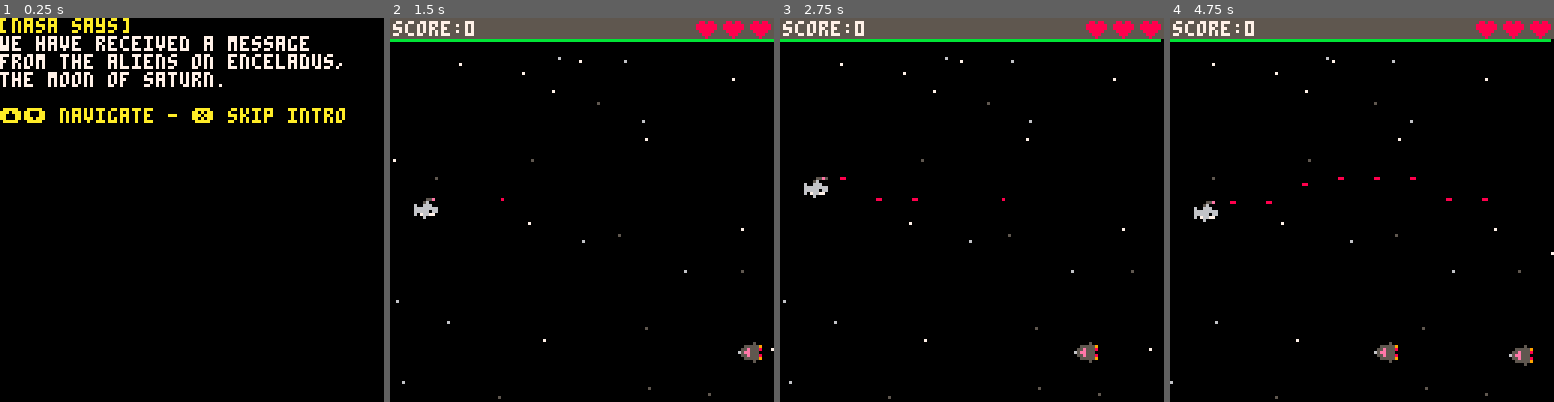
Above: before the commit, frames 1-4 (left to right).
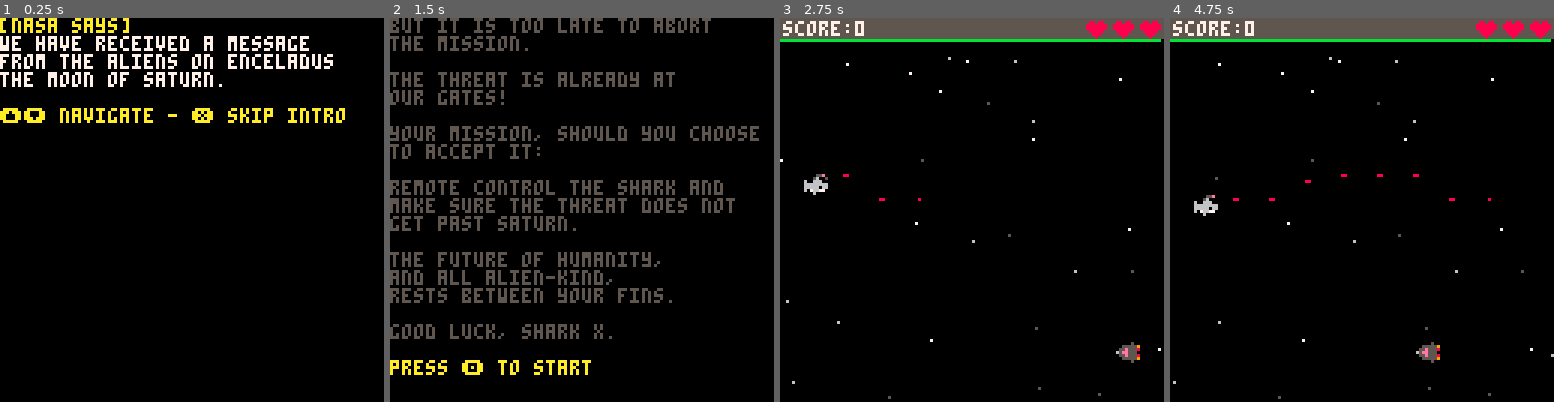
Above: after the commit, the same moments.

Repository: a2/shark-wars
Game: PICO-8 cartridge shark.p8
Same seed, same stepped clock (60 frames per second), same inputs: the game is played once before the commit and once after it.
Inputs:
- Up to frame 1 (0.25 s): no input
- Up to frame 2 (1.5 s): tap X (X key) at 0.33, 1.07 s; tap O (Z key) at 0.7 s
- Up to frame 3 (2.75 s): tap O (Z key) at 1.7, 2.1, 2.5 s; tap X (X key) at 1.85 s; hold Up 2.15-2.42 s
- Up to frame 4 (4.75 s): tap O (Z key) every 0.4 s from 2.9 to 4.5 s; tap X (X key) at 2.97, 4.08 s; hold Down 3.63-3.97 s; hold Up from 4.73 s (still down)

The runs differ from the first frame. In frame 1, less than 0.1% of the frame differs, in the area x 87-90%, y 11-14%; in frame 2, 18%, in the area x 0-100%, y 0-100%; in frame 3, 0.9%; in frame 4, 1.4%.

Commit message:
Speed up intro sequence drawing

Diff:
--- a/shark.p8
+++ b/shark.p8
@@ -77,91 +77,120 @@
 end
 -->8
 --intro loop
-function cprint(clr,text)
-  color(clr)
-  print(text)
-end
-
 function intro_init(mode)
-  mode.message=1
+  mode.colors={
+    {5,5},--inactive
+    {10,7},--active
+  }
+  mode.index=1
   mode.messages={
-    function(h,d)
-      cprint(h,"[nasa says]")
-      cprint(d,"we have received a message\nfrom the aliens on enceladus,\nthe moon of saturn.")
-      cprint(h,"\n⬆️⬇️ navigate - ❎ skip intro\n")
-    end,
-    function(h,d)
-      cprint(h,"[the message reads]")
-      cprint(d,"there is a threat!\nit comes from a faraway galaxy!\nplease save us!!\n")
-    end,
-    function(h,d)
-      cprint(h,"[meanwhile]")
-      cprint(d,"to protect the solar system\nand earth, nasa decides to help\nthe aliens fight by sending\nvery advanced weapons.\n")
-    end,
-    function(h,d)
-      cprint(d,"but alas, nasa accidentally sent\ntheir top-secret experiment:\nshark x... duh duh duhhhh\n")
-    end,
-    function(h,d)
-      cprint(h,"[nasa says]")
-      cprint(d,"oh no! shark x should never have")
-      cprint(d,"left the laboratory.\n")
-    end,
-    function(h,d)
-      cprint(d,"no one knows how it will perform")
-      cprint(d,"but it is too late to abort")
-      cprint(d,"the mission.\n")
-    end,
-    function(h,d)
-      cprint(d,"the threat is already at")
-      cprint(d,"our gates!\n")
-    end,
-    function(h,d)
-      cprint(d,"your mission, should you choose")
-      cprint(d,"to accept it:\n")
-    end,
-    function(h,d)
-      cprint(d,"remote control the shark and")
-      cprint(d,"make sure the threat does not")
-      cprint(d,"get past saturn.\n")
-    end,
-    function(h,d)
-      cprint(d,"the future of humanity,")
-      cprint(d,"and all alien-kind,")
-      cprint(d,"rests between your fins.\n")
-    end,
-    function(h,d)
-      cprint(d,"good luck, shark x.\n")
-    end,
-    function(h,d)
-      cprint(h,"press 🅾️ to start")
-    end
+    {
+      {1,"[nasa says]"},
+      {2,"we have received a message"},
+      {2,"from the aliens on enceladus"},
+      {2,"the moon of saturn."},
+      {1,""},
+      {1,"⬆️⬇️ navigate - ❎ skip intro"},
+    },
+    {
+      {1,"[the message reads]"},
+      {2,"there is a threat!"},
+      {2,"it comes from a faraway galaxy!"},
+      {2,"please save us!!"},
+    },
+    {
+      {1,"[meanwhile]"},
+      {2,"to protect the solar system"},
+      {2,"and earth, nasa decides to help"},
+      {2,"the aliens fight by sending"},
+      {2,"very advanced weapons."},
+    },
+    {
+      {2,"but alas, nasa accidentally sent"},
+      {2,"their top-secret experiment:"},
+      {2,"shark x... duh duh duhhhh"},
+    },
+    {
+      {1,"[nasa says]"},
+      {2,"oh no! shark x should never have"},
+      {2,"left the laboratory."},
+    },
+    {
+      {2,"no one knows how it will perform"},
+      {2,"but it is too late to abort"},
+      {2,"the mission."},
+    },
+    {
+      {2,"the threat is already at"},
+      {2,"our gates!"},
+    },
+    {
+      {2,"your mission, should you choose"},
+      {2,"to accept it:"},
+    },
+    {
+      {2,"remote control the shark and"},
+      {2,"make sure the threat does not"},
+      {2,"get past saturn."},
+    },
+    {
+      {2,"the future of humanity,"},
+      {2,"and all alien-kind,"},
+      {2,"rests between your fins."},
+    },
+    {
+      {2,"good luck, shark x."},
+    },
+    {
+      {1,"press 🅾️ to start"},
+    },
   }
 end
 
 function intro_update(mode)
-  if btnp(4) and mode.message==#mode.messages then
+  if btnp(4) and mode.index==#mode.messages then
     set_mode("game")
   elseif btnp(5) then
-    mode.message=#mode.messages
-  elseif btnp(2) and mode.message>1 then
-    mode.message-=1
-  elseif btnp(3) and mode.message<#mode.messages then
-    mode.message+=1
+    mode.index=#mode.messages
+  elseif btnp(2) and mode.index>1 then
+    mode.index-=1
+  elseif btnp(3) and mode.index<#mode.messages then
+    mode.index+=1
   end
 end
 
 function intro_draw(mode)
-  local h=5--header
-  local d=5--dialog
-
-  local m
-  for m=max(1,mode.message-2),mode.message do
-    if m>=mode.message then
-      h=10
-      d=7
-    end
-    mode.messages[m](h,d)
-  end
+  function draw(message,palette)
+    local i
+    for i=1,#message do
+      color(mode.colors[palette][message[i][1]])
+      print(message[i][2])
+    end
+  end
+
+  local index=mode.index
+
+  --count lines until index
+  local i
+  local lines=0
+  for i=1,index-1 do
+    lines+=#mode.messages[i]
+  end
+
+  --go backwards
+  --max 21 visible lines of text (128/6)
+  local start=1
+  while lines>21 do
+    lines-=#mode.messages[start]
+    start+=1
+  end
+
+  for i=start,index-1 do
+    draw(mode.messages[i],1)
+    print("")
+  end
+
+  draw(mode.messages[index],2)
 end
 -->8
 --game loop
